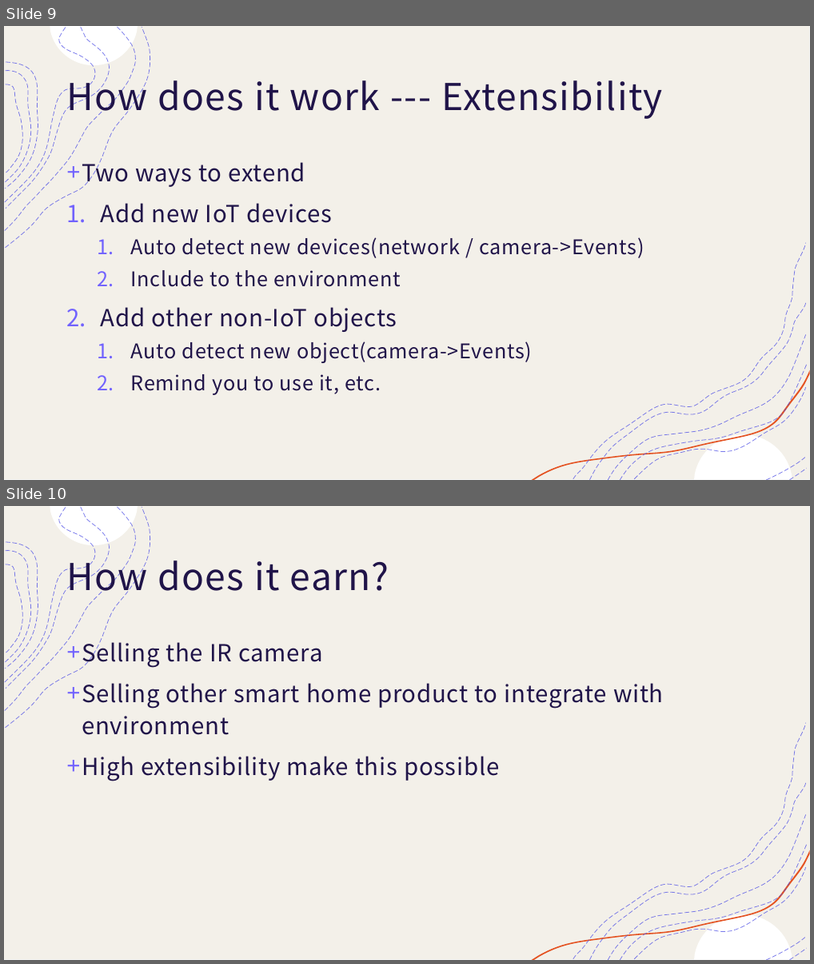
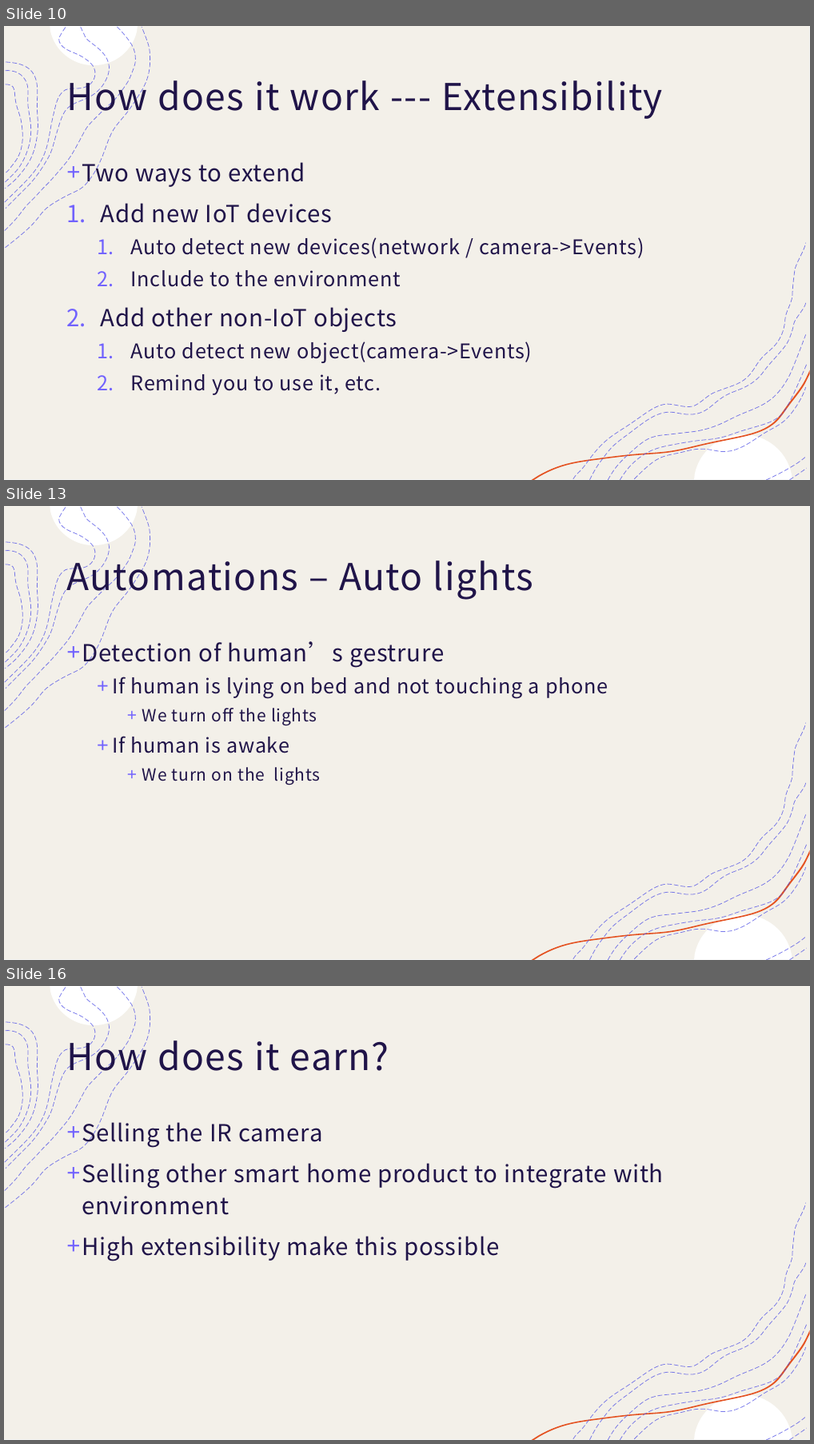
Before and after one commit to smarttommyau/aiot_bedroom, a slide deck: project_documents/AIOT bedroom.pptx. Shown one above the other, each under a label of ours: slides 9 and 10 before the commit, slides 10, 13 and 16 after it; the slides between them are not shown. The pictures are 814x964 and 814x1444 pixels, drawn with LibreOffice and Linux fonts; fonts in the diff are those of the drawing. Boxes give left, top, right and bottom in pixels: in the first picture for what was removed or moved away, otherwise in the second. Text is boxed around its words. In the diff, an @@ line names an element or a change of style, - is before the commit and + after.

```diff
--- a/project_documents/AIOT bedroom.pptx
+++ b/project_documents/AIOT bedroom.pptx
@@ slide 13 added at box(4, 506, 810, 960), background #FFFFFF; not listed: 18 template elements that a slide beside it also shows @@
@@ title added at box(66, 552, 534, 600), 44 pt, text #201449 @@
+Automations – Auto lights
@@ text added at box(82, 638, 608, 784), 24 pt, text #201449 @@
++ Detection of human’s gestrure
+  + If human is lying on bed and not touching a phone
+    + We turn off the lights
+  + If human is awake
+    + We turn on the lights
@@ what was slide 9 is now slide 10 @@
@@ what was slide 10 is now slide 16 @@
```
Also in this commit, not shown: 3 slides changed, 5 other slides added, 52 other files.
